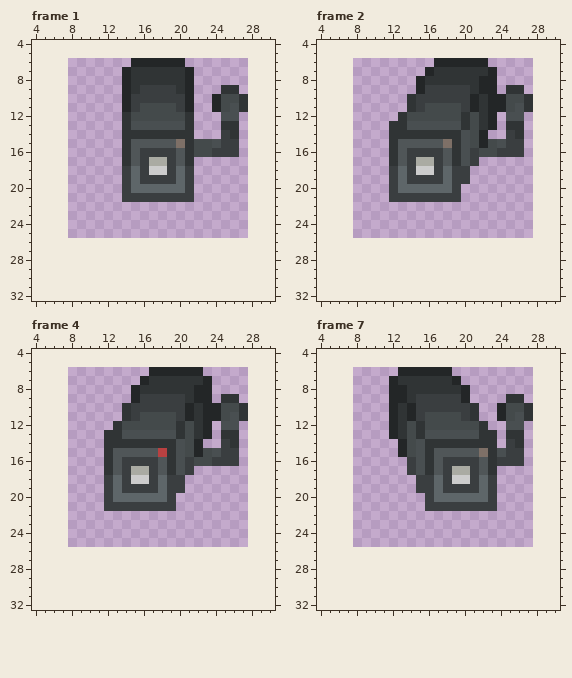
Edited in one commit: pixel-art file (Assets/Art/Aseprite/Misc/Camera.aseprite). Above, as it was before the edit.
20x20 pixels, 11 frames. Colours within 5 levels of each other are drawn and written as one. Shown: frame 1: x 4..30, y 4..32; frame 2: x 4..30, y 4..32; frame 4: x 4..30, y 4..32; frame 7: x 4..30, y 4..32. The old version is drawn lined up with the new one, on the new canvas. The commit also changed other frames, which this record leaves out.
After the commit:
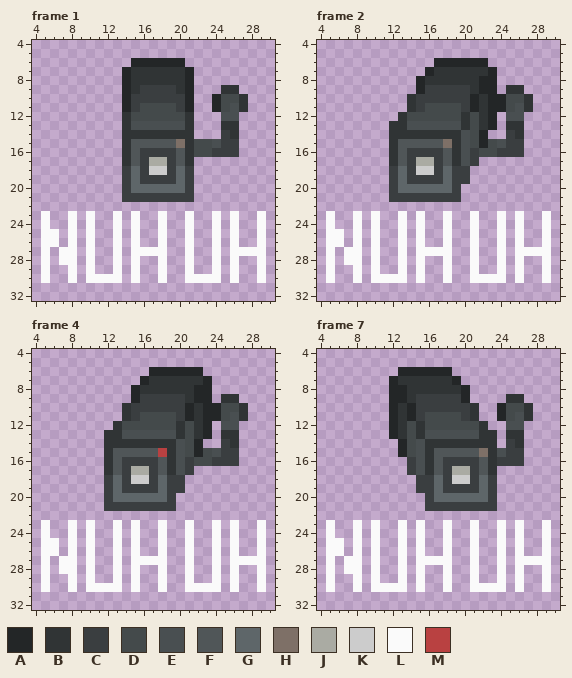
Palette (. is transparent): A #232627  B #303435  C #3a3e40  D #444a4b  E #494f51  F #505658  G #5e6669  H #7e7067  J #aaaba3  K #cccccc  L #fafafa  M #b94141
The edit:
canvas 20x20 -> 36x36, the old top-left corner now at 8,6
Frame 1:
The author put colour L in rows 23 to 24 at x 5, 8, 10, 13, 15, 18, 21, 24, 26 and 29; in rows 25 to 26 at x 5 to 6, 8, 10, 13, 15, 18, 21, 24, 26 and 29; in row 27 at x 5, 7 to 8, 10, 13, 15 to 18, 21, 24 and 26 to 29; in row 28 at x 5, 7 to 8, 10, 13, 15, 18, 21, 24, 26 and 29; in row 29 at x 5, 8, 10, 13, 15, 18, 21, 24, 26 and 29; in row 30 at x 5, 8, 10 to 13, 15, 18, 21 to 24, 26 and 29.
Frame 2: the same change as frame 1
Frame 4: the same change as frame 1
Frame 7: the same change as frame 1
Boxes around the changes in both pictures, in picture pixels (x1, y1, x2, y2):
added: (41, 211, 266, 283)
added: (326, 211, 551, 283)
added: (41, 520, 266, 592)
added: (326, 520, 551, 592)
